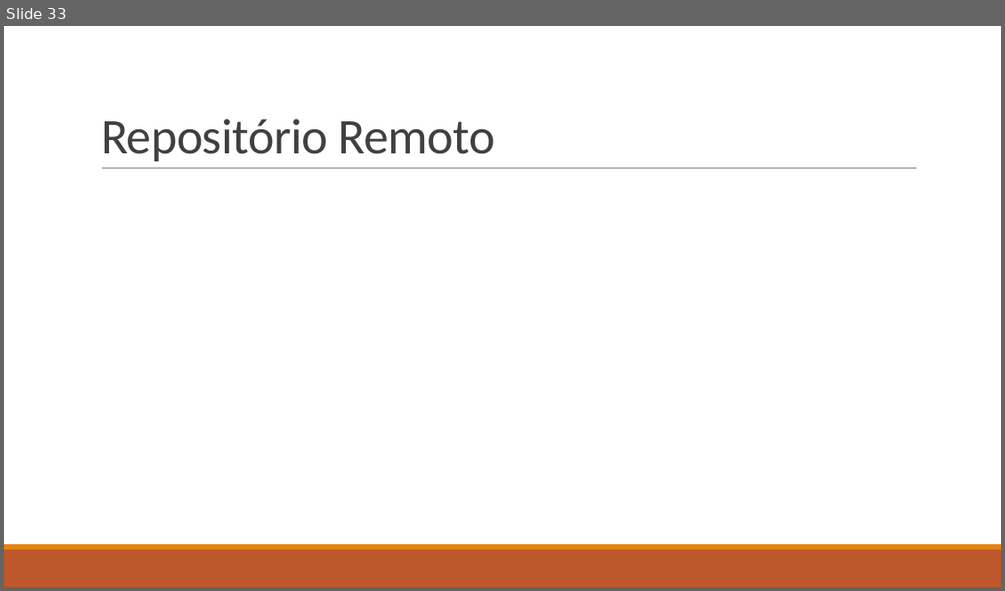
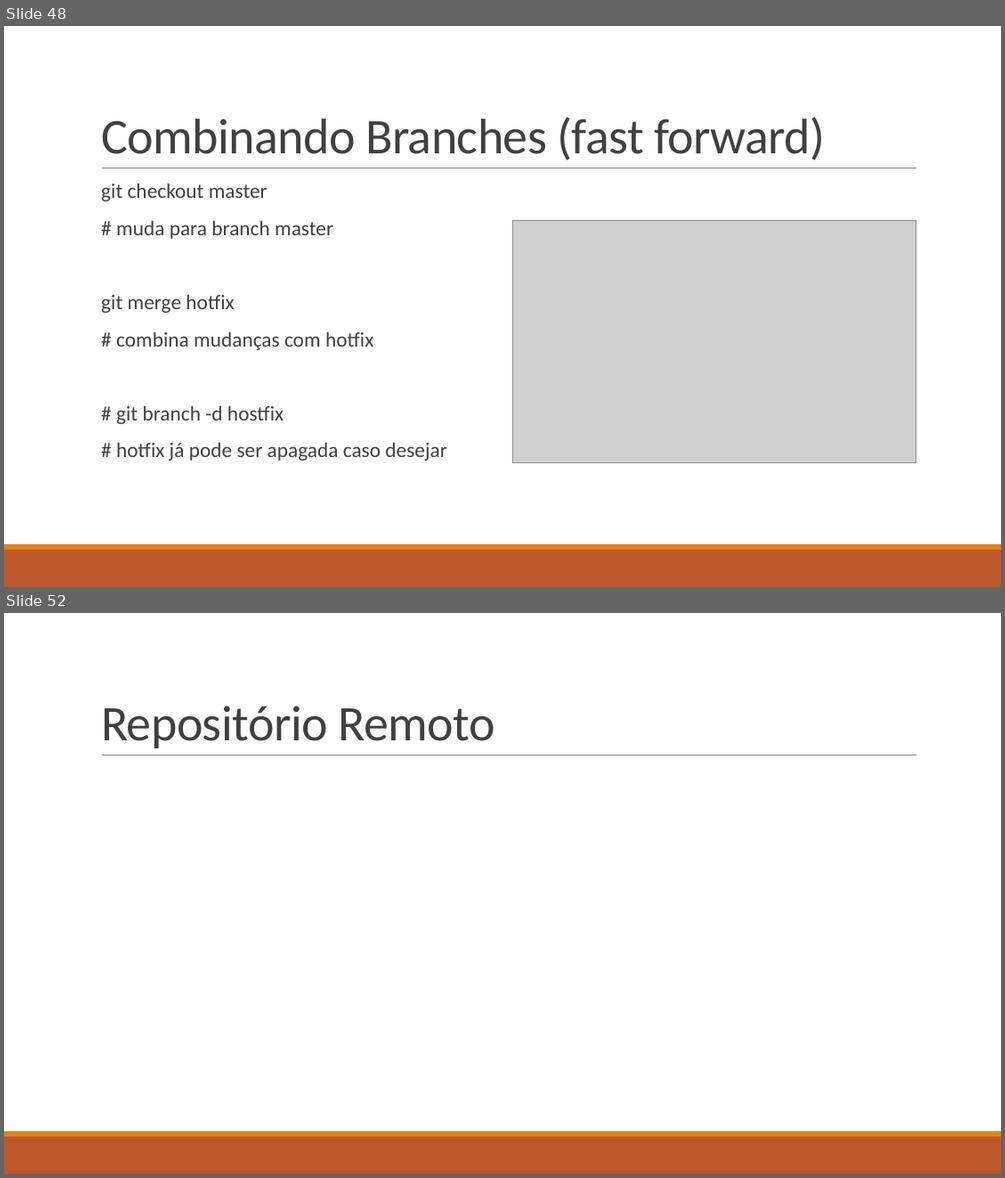
Before and after one commit to ekson73/Docs, a slide deck: Projeto VEK - GIT 4 VEK.pptx. Shown one above the other, each under a label of ours: slide 33 before the commit, slides 48 and 52 after it; the slides between them are not shown. The pictures are 1005x591 and 1005x1178 pixels, drawn with LibreOffice and Linux fonts; fonts in the diff are those of the drawing; grey boxes stand for pictures. Boxes give left, top, right and bottom in pixels: in the first picture for what was removed or moved away, otherwise in the second. Text is boxed around its words. In the diff, an @@ line names an element or a change of style, - is before the commit and + after.

```diff
--- a/Projeto VEK - GIT 4 VEK.pptx
+++ b/Projeto VEK - GIT 4 VEK.pptx
@@ slide 48 added at (4, 26, 1001, 587), background #FFFFFF; not listed: 3 template elements that a slide beside it also shows @@
@@ title added at (101, 117, 825, 160), 48 pt, text #404040 @@
+Combinando Branches (fast forward)
@@ text added at (101, 184, 447, 460), 20 pt, text #404040 @@
+  git checkout master
+  # muda para branch master
+  git merge hotfix
+  # combina mudanças com hotfix
+  # git branch -d hostfix
+  # hotfix já pode ser apagada caso desejar
@@ picture added at (512, 220, 916, 463) @@
@@ what was slide 33 is now slide 52 @@
```
Also in this commit, not shown: 3 slides changed, 18 other slides added, 2 other files.
